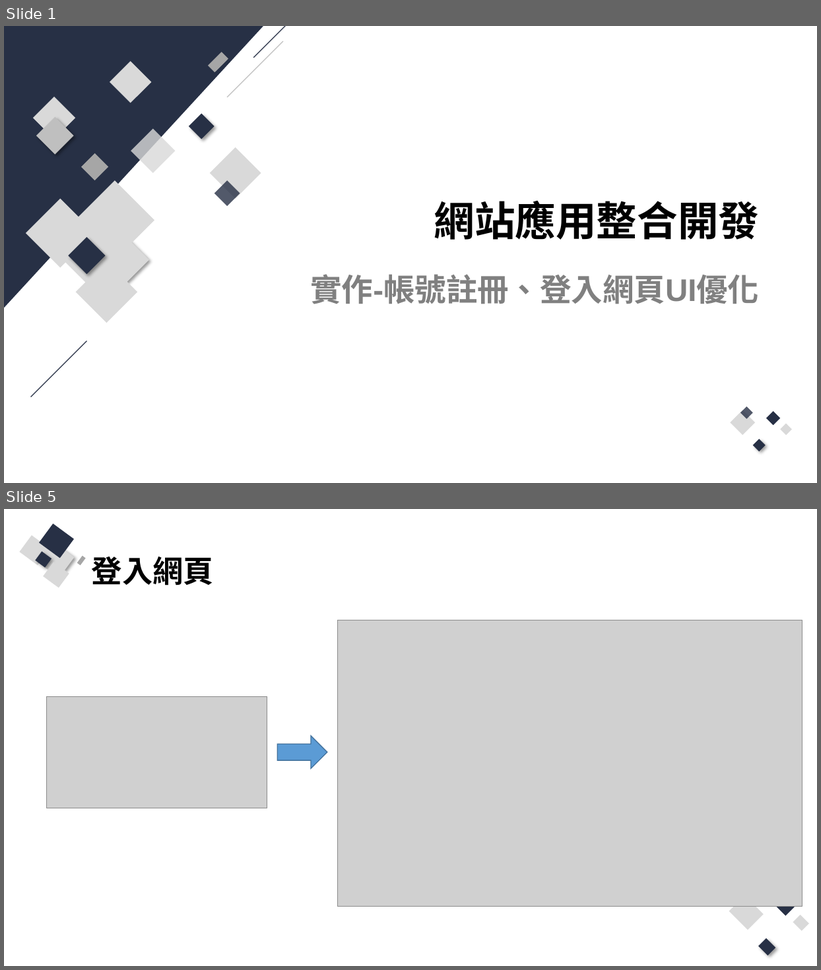
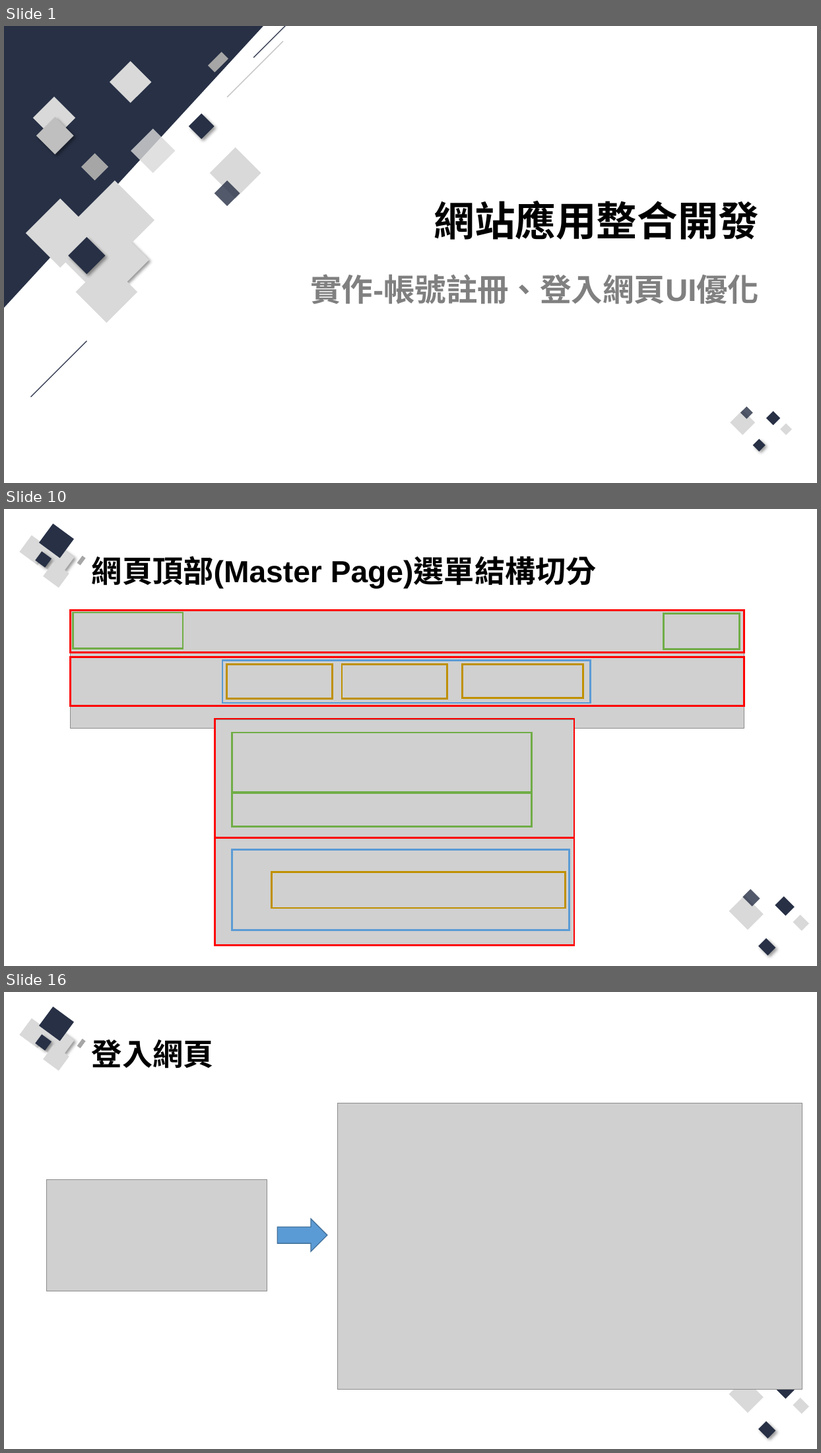
Before and after one commit to Q81JIAXIONG/-, a slide deck: 投影片/5.實作-帳號註冊、登入網頁UI優化.pptx. Shown one above the other, each under a label of ours: slides 1 and 5 before the commit, slides 1, 10 and 16 after it; the slides between them are not shown. The pictures are 821x970 and 821x1453 pixels, drawn with LibreOffice and Linux fonts; fonts in the diff are those of the drawing; grey boxes stand for pictures. Boxes give left, top, right and bottom in pixels: in the first picture for what was removed or moved away, otherwise in the second. Text is boxed around its words. In the diff, an @@ line names an element or a change of style, - is before the commit and + after.

Commit message:
準備註冊網頁UI優化範例

```diff
--- a/投影片/5.實作-帳號註冊、登入網頁UI優化.pptx
+++ b/投影片/5.實作-帳號註冊、登入網頁UI優化.pptx
@@ slide 10 added at <box>4,509,817,966</box>, background #FFFFFF; not listed: 13 template elements that a slide beside it also shows @@
@@ title added at <box>92,556,597,589</box>, 36 pt, text #000000, bold @@
+網頁頂部(Master Page)選單結構切分
@@ picture added at <box>71,610,745,729</box> @@
@@ rectangle added at <box>71,610,745,653</box>, outline #FF0000 2.25 pt @@
@@ rectangle added at <box>73,613,183,649</box>, outline #70AD47 2.25 pt @@
@@ rectangle added at <box>664,613,740,650</box>, outline #70AD47 2.25 pt @@
@@ rectangle added at <box>71,657,745,706</box>, outline #FF0000 2.25 pt @@
@@ rectangle added at <box>222,660,590,703</box>, outline #5B9BD5 2.25 pt @@
@@ rectangle added at <box>226,665,332,698</box>, outline #BF9000 2.25 pt @@
@@ rectangle added at <box>342,665,448,698</box>, outline #BF9000 2.25 pt @@
@@ rectangle added at <box>463,664,583,698</box>, outline #BF9000 2.25 pt @@
@@ picture added at <box>215,720,574,946</box> @@
@@ rectangle added at <box>215,719,574,838</box>, outline #FF0000 2.25 pt @@
@@ rectangle added at <box>232,733,532,793</box>, outline #70AD47 2.25 pt @@
@@ rectangle added at <box>232,793,532,827</box>, outline #70AD47 2.25 pt @@
@@ rectangle added at <box>215,838,574,945</box>, outline #FF0000 2.25 pt @@
@@ rectangle added at <box>232,850,570,931</box>, outline #5B9BD5 2.25 pt @@
@@ rectangle added at <box>272,873,565,908</box>, outline #BF9000 2.25 pt @@
@@ what was slide 5 is now slide 16 @@
```
Also in this commit, not shown: 3 slides changed, 14 other slides added, 30 other files.
